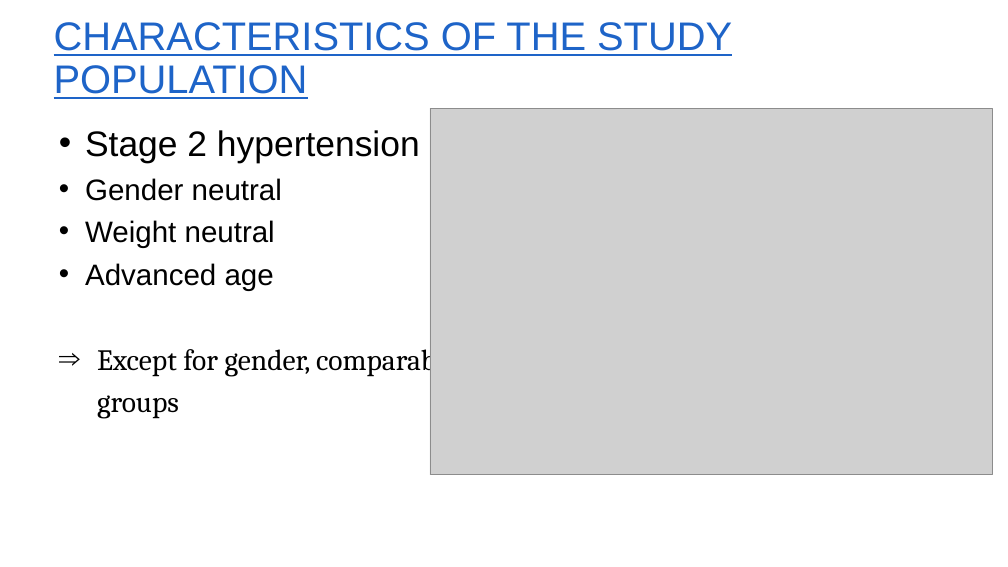
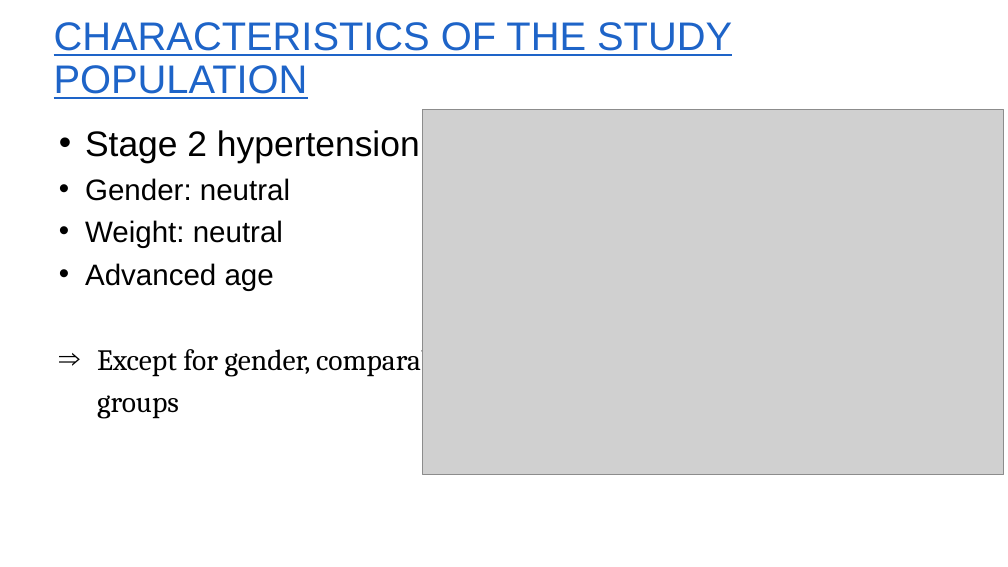
Before and after one commit to laurensprinstat/project_prinstat, a slide deck: slide 3 of prinstat_proj_pres_volledig.pptx. Drawn at 1008x567 pixels with LibreOffice and Linux fonts; fonts in the diff are those of the drawing; grey boxes stand for pictures; background and template pictures are left out. Boxes give left, top, right and bottom in pixels: in the first picture for what was removed or moved away, otherwise in the second. Text is boxed around its words. In the diff, an @@ line names an element or a change of style, - is before the commit and + after.

```diff
--- a/prinstat_proj_pres_volledig.pptx
+++ b/prinstat_proj_pres_volledig.pptx
@@ picture: place and size @@
-picture at (430,108,992,475)
+picture at (423,110,1004,474)
@@ text at (85,178,290,248): text changed @@
-• Gender neutral
-• Weight neutral
+• Gender: neutral
+• Weight: neutral
```
Also in this commit, not shown: 1 other slide changed.
